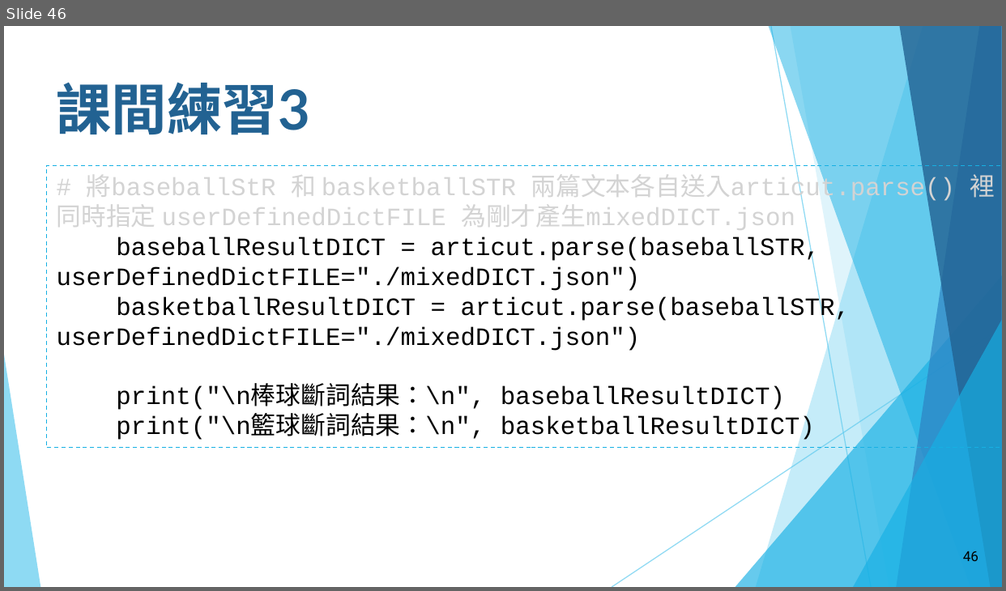
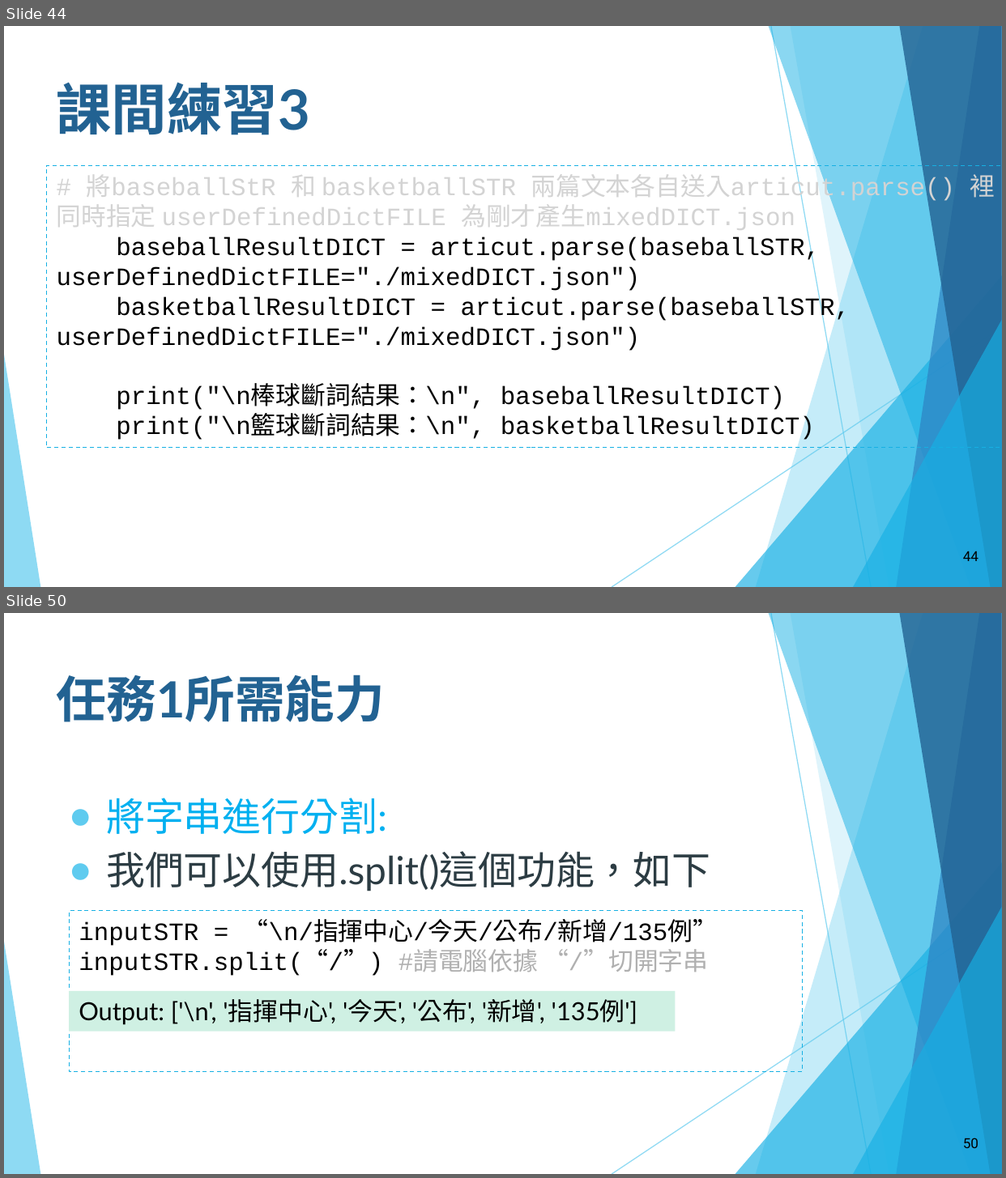
Before and after one commit to howardsukuan/textual-data-analysis-python, a slide deck: week01/文本分析與程式設計Week01_draft1.pptx. Shown one above the other, each under a label of ours: slide 46 before the commit, slides 44 and 50 after it; the slides between them are not shown. The pictures are 1006x591 and 1006x1178 pixels, drawn with LibreOffice and Linux fonts; fonts in the diff are those of the drawing. Boxes give left, top, right and bottom in pixels: in the first picture for what was removed or moved away, otherwise in the second. Text is boxed around its words. In the diff, an @@ line names an element or a change of style, - is before the commit and + after.

```diff
--- a/week01/文本分析與程式設計Week01_draft1.pptx
+++ b/week01/文本分析與程式設計Week01_draft1.pptx
@@ slide 50 added at box(4, 613, 1002, 1174), background #FFFFFF; not listed: 10 template elements that a slide beside it also shows @@
@@ title added at box(57, 675, 385, 722), 36 pt, text #226292, bold @@
+任務1所需能力
@@ text added at box(106, 798, 710, 892), 28 pt, text #2C3C43 @@
+● 將字串進行分割:
+● 我們可以使用.split()這個功能，如下
@@ rectangle added at box(69, 910, 803, 1072), outline #16B0E3 0.75 pt dashed, 18 pt, text #000000 @@
+inputSTR = “\n/指揮中心/今天/公布/新增/135例”
+inputSTR.split(“/”) #請電腦依據 “/”切開字串
@@ rectangle added at box(69, 991, 675, 1031), fill #CFF0E3, 18 pt, text #000000 @@
+Output: ['\n', '指揮中心', '今天', '公布', '新增', '135例']
@@ page number added at box(963, 1138, 978, 1148), 10 pt, text #000000 @@
+50
@@ what was slide 46 is now slide 44 @@
@@ page number at box(963, 552, 978, 561): text changed @@
-46
+44
```
Also in this commit, not shown: 6 slides changed, 9 other slides added, 2 slides removed.
